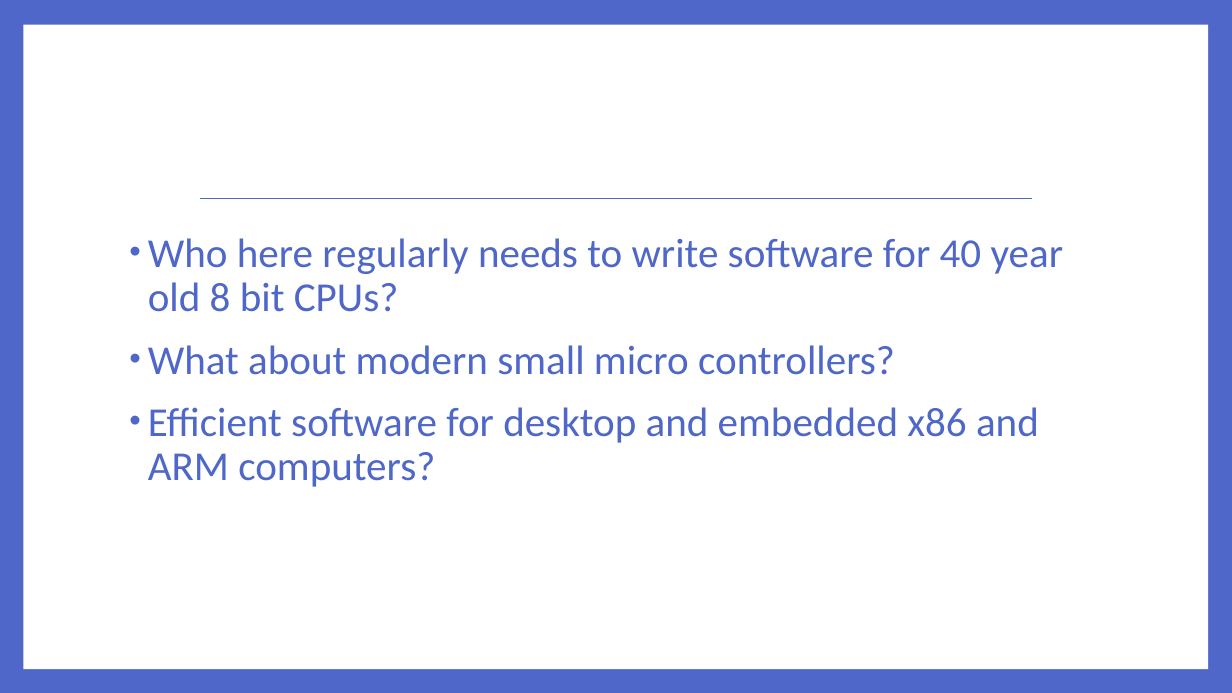
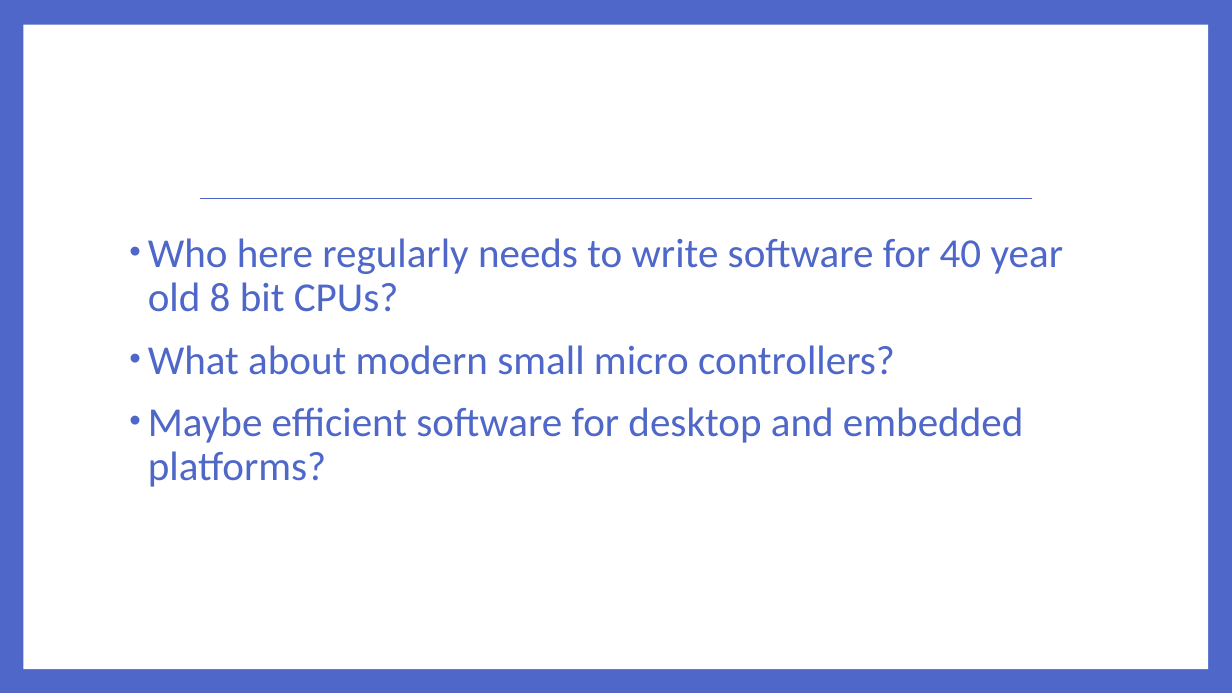
Before and after one commit to lefticus/presentations, a slide deck: slide 2 of RichCodeForTinyMachines/Rich Code For Tiny Computers.pptx. Drawn at 1232x693 pixels with LibreOffice and Linux fonts; fonts in the diff are those of the drawing. Boxes give left, top, right and bottom in pixels: in the first picture for what was removed or moved away, otherwise in the second. Text is boxed around its words. In the diff, an @@ line names an element or a change of style, - is before the commit and + after.

```diff
--- a/RichCodeForTinyMachines/Rich Code For Tiny Computers.pptx
+++ b/RichCodeForTinyMachines/Rich Code For Tiny Computers.pptx
@@ text at bbox=[148, 407, 1023, 487]: text changed @@
-• Efficient software for desktop and embedded x86 and ARM computers?
+• Maybe efficient software for desktop and embedded platforms?
```
Also in this commit, not shown: 3 other slides changed, 1 slide added, 1 slide removed, 6 other files.
